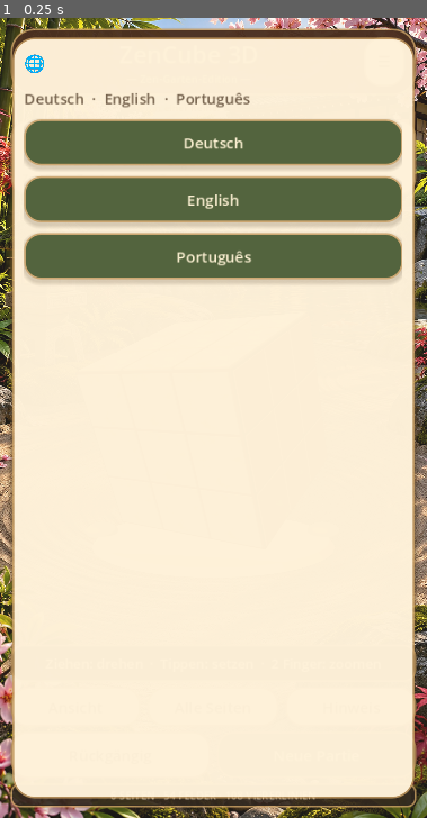
Above: before the commit, frame 1.
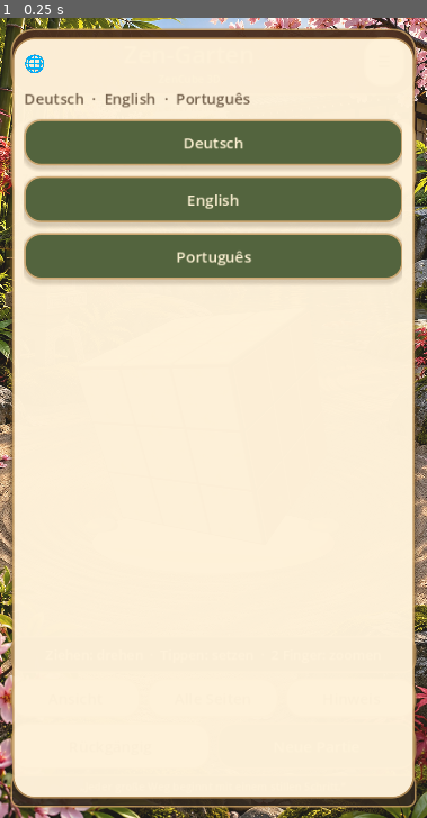
Above: after the commit, the same moment.

Repository: brunoandrecastro-arch/Zencube-cl
Game: Godot game, scene res://Main.tscn
The game is run twice, just before and just after one commit, with the same random seed, the same clock (stepped at 60 frames per second) and the same inputs. Sound files missing from this copy of the repository are replaced by a short silence.
Inputs:
- Up to frame 1 (0.25 s): no input

The runs differ from the first frame. In frame 1, 0.1% of the frame differs, in the area x 2-98%, y 76-98%.

Commit message:
Show current Classic world title and one localized Zen quote per world

Diff:
--- a/core/ZenLocalization.gd
+++ b/core/ZenLocalization.gd
@@ -3,6 +3,12 @@
 # Portuguese have explicit equivalents; the source-language default is German.
 # Proper names (ZenCube, Zen-Bot) and language endonyms remain unchanged.
 const EN: Dictionary = {
+    # One fixed Zen quote for each Classic World.
+    "„Jeder große Weg beginnt mit einem stillen Schritt.“": "“Every great journey begins with a quiet step.”",
+    "„Der Bambus biegt sich im Wind, doch verliert nie seine Wurzeln.“": "“Bamboo bends in the wind but never loses its roots.”",
+    "„Nicht der Gipfel schenkt dir Klarheit, sondern der Weg dorthin.“": "“Clarity comes not from the summit, but from the path to it.”",
+    "„Erst wenn das Wasser still wird, spiegelt es den Mond.“": "“Only when the water is still can it reflect the moon.”",
+    "„Wer nichts mehr festhalten muss, findet die Freiheit.“": "“Those who no longer need to hold on find freedom.”",
     "Überarbeitete Bot-Stufen: Mittel fairer, Meister anspruchsvoll und schlagbar.": "Rebalanced bots: Medium is fairer, Master is challenging but beatable.",
     "Skins": "Cube Skins",
     "Musik": "Music",
@@ -314,6 +320,12 @@
     return str(EN.get(source, source))
 
 const PT: Dictionary = {
+    # One fixed Zen quote for each Classic World.
+    "„Jeder große Weg beginnt mit einem stillen Schritt.“": "«Cada grande caminho começa com um passo sereno.»",
+    "„Der Bambus biegt sich im Wind, doch verliert nie seine Wurzeln.“": "«O bambu dobra-se ao vento, mas nunca perde as raízes.»",
+    "„Nicht der Gipfel schenkt dir Klarheit, sondern der Weg dorthin.“": "«Não é o cume que te dá clareza, mas o caminho até lá.»",
+    "„Erst wenn das Wasser still wird, spiegelt es den Mond.“": "«Só quando a água está serena é que reflete a lua.»",
+    "„Wer nichts mehr festhalten muss, findet die Freiheit.“": "«Quem já não precisa de se agarrar a nada encontra a liberdade.»",
     "Überarbeitete Bot-Stufen: Mittel fairer, Meister anspruchsvoll und schlagbar.": "Bots equilibrados: Médio é mais justo, Mestre desafiante mas possível de vencer.",
     "Skins": "Aparências",
     "Musik": "Música",
--- /dev/null
+++ b/tests/test_zen_world_quotes.gd
@@ -0,0 +1,37 @@
+extends SceneTree
+# Live smoke test of world and quote changes without touching gameplay rules.
+const Locale = preload("res://core/ZenLocalization.gd")
+var failures: int = 0
+func check(value: bool, info: String) -> void:
+    if not value:
+        failures += 1
+        printerr("WORLD QUOTES FAIL: " + info)
+func _initialize() -> void:
+    call_deferred("run")
+func run() -> void:
+    var packed: PackedScene = load("res://Main.tscn") as PackedScene
+    check(packed != null,"Main.tscn exists")
+    if packed == null:
+        quit(1)
+        return
+    var game = packed.instantiate()
+    root.add_child(game)
+    await process_frame
+    if game.popup != null:
+        game.close_modal()
+    # Grant tiers in this in-memory test only, then check all five Classic Worlds.
+    game.data.ascension.completed = [true,true,true,true,true]
+    ZenAscension.ensure(game.data)
+    for language in ["de","en","pt"]:
+        game.data.settings.language = language
+        for world in range(5):
+            game.data.ascension.world = world
+            game.refresh()
+            check(game.world_title_label.text == Locale.translate(ZenAscension.WORLDS[world],language), "header world %d / %s" % [world,language])
+            check(game.world_quote_label.text == Locale.translate(game.WORLD_QUOTES[world],language), "footer quote %d / %s" % [world,language])
+            check(game.world_background.texture == ZenAscension.WORLD_TEXTURES[world], "scene World %d" % world)
+            check(game.world_quote_label.visible, "footer should remain visible")
+    check(game.board.cells.size()==54,"Classic cube remains 54 cells")
+    game.queue_free()
+    print("WORLD QUOTES FAILURES=",failures)
+    quit(1 if failures > 0 else 0)
--- a/ui/GameController.gd
+++ b/ui/GameController.gd
@@ -41,6 +41,8 @@
 var classic_backup: Dictionary = {}
 var world_background: TextureRect
 var rank_label: Label
+var world_title_label: Label
+var world_quote_label: Label
 var current_world: int = -1
 var last_rank_up: Dictionary = {"rank_up": false, "new_rank": 0}
 var ceremony_done_for_match: bool = false
@@ -57,6 +59,14 @@
 var challenge_role_label: Label
 const ZenLocale = preload("res://core/ZenLocalization.gd")
 const Asc = preload("res://core/ZenAscension.gd")
+# One original quote per Classic World (DE source; translated in ZenLocalization).
+const WORLD_QUOTES: Array[String] = [
+    "„Jeder große Weg beginnt mit einem stillen Schritt.“",
+    "„Der Bambus biegt sich im Wind, doch verliert nie seine Wurzeln.“",
+    "„Nicht der Gipfel schenkt dir Klarheit, sondern der Weg dorthin.“",
+    "„Erst wenn das Wasser still wird, spiegelt es den Mond.“",
+    "„Wer nichts mehr festhalten muss, findet die Freiheit.“"
+]
 const BotAuto = preload("res://core/ZenBotAutoLevel.gd")
 const ZMode = preload("res://core/ZenAscend.gd")
 const RANK_CEREMONY = preload("res://ui/ZenRankCeremony.gd")
@@ -244,9 +254,10 @@
     brand.size_flags_horizontal = Control.SIZE_EXPAND_FILL
     brand.add_theme_constant_override("separation",1)
     title_row.add_child(brand)
-    var title_text = label("ZenCube 3D",brand,27,Color("f9e5b8"))
-    title_text.horizontal_alignment = HORIZONTAL_ALIGNMENT_CENTER
-    var sub = label("— Zen-Garten-Edition —",brand,12,Color("e6c99d"))
+    # In-game header foregrounds the CURRENT World; brand remains visible below.
+    world_title_label = label("Zen-Garten",brand,27,Color("f9e5b8"))
+    world_title_label.horizontal_alignment = HORIZONTAL_ALIGNMENT_CENTER
+    var sub = label("ZenCube 3D",brand,12,Color("e6c99d"))
     sub.horizontal_alignment = HORIZONTAL_ALIGNMENT_CENTER
     var menu = button("☰",title_row,open_menu,true)
     menu.custom_minimum_size.x = 46
@@ -343,8 +354,10 @@
     legend_style.content_margin_bottom = 5
     legend_panel.add_theme_stylebox_override("panel",legend_style)
     column.add_child(legend_panel)
-    var meta = label("6 SEITEN · 54 FELDER · 108 VIERERLINIEN",legend_panel,12,Color("fff3df"))
-    meta.horizontal_alignment = HORIZONTAL_ALIGNMENT_CENTER
+    # Technical line counts remain in Rules; the footer belongs to the World.
+    world_quote_label = label(WORLD_QUOTES[0],legend_panel,12,Color("fff3df"))
+    world_quote_label.horizontal_alignment = HORIZONTAL_ALIGNMENT_CENTER
+    world_quote_label.custom_minimum_size.y = 27.0
 # Transform actual phone taps into the 960x960 picking coordinates.
 # Drags keep physical pixel deltas so cube rotation feels the same as before.
 func _on_cube_surface_input(event: InputEvent, surface: TextureRect) -> void:
@@ -394,11 +407,20 @@
     # A gentle fade keeps transitions calm and avoids flicker on mobile.
     world_background.modulate.a = 0.86
     create_tween().tween_property(world_background, "modulate:a", 1.0, 0.28)
+    if world_title_label != null and world_quote_label != null:
+        world_title_label.modulate.a = 0.55
+        world_quote_label.modulate.a = 0.55
+        create_tween().tween_property(world_title_label, "modulate:a", 1.0, 0.45)
+        create_tween().tween_property(world_quote_label, "modulate:a", 1.0, 0.45)
     sync_music() # Auto-World theme follows the selected World.
 
 func refresh(animate: int = -1) -> void:
     Collection.ensure(data)
     apply_world()
+    # Refresh both whenever the World OR the interface language changes.
+    var active_world: int = clampi(int(data.ascension.get("world",0)),0,4)
+    world_title_label.text = T(Asc.WORLDS[active_world])
+    world_quote_label.text = T(WORLD_QUOTES[active_world])
     rank_label.visible = not challenge_active
     if not challenge_active:
         rank_label.text = T("Zen-Rang") + ": " + T(Asc.RANKS[int(data.ascension.rank)]) + "  ·  " + T(Asc.WORLDS[int(data.ascension.world)])
